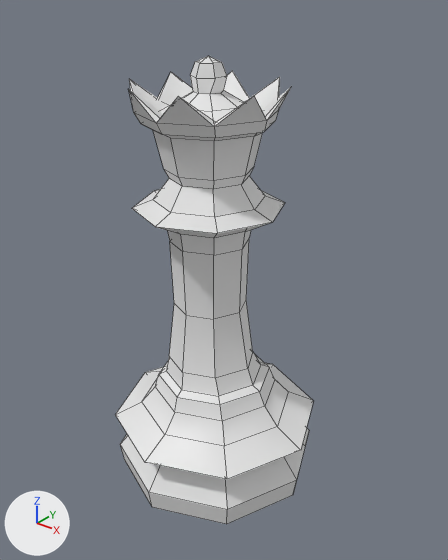
The Blender file LowPolyChess/chess_set/Models/Pieces/queen.blend as it was, and as the next commit left it.
Before and after are seen from a 50 mm lens placed at (0.0645, -0.0781, 0.0892), pointed at (0.0012, 0.0011, 0.0401). Every picture has the same lights, and +X, +Y and +Z are marked at lower left. Mesh edges are drawn as thin lines.

Objects in the first picture: 'Queen'.
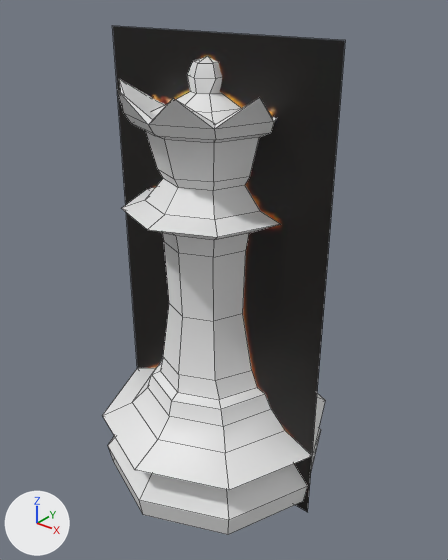
What differs and where, as boxes [x1, y1, x2, y2] in the pictures (448 x 560 px):
'Queen', rescaled (13% wider): before [115, 56, 313, 524]; after [102, 56, 325, 534]
'Staunton Queen', shown (black): after [112, 26, 345, 512]

What the commit changed:
Object 'Queen' (ob_queen) is rescaled from (1.0, 1.0, 1.0) to (1.12, 1.12, 1.0).
Object 'Staunton Queen' (ob_staunton_queen) is now shown.
Object 'Staunton Queen' (ob_staunton_queen) is rescaled from (0.0841, 0.0841, 1.0) to (0.0946, 0.0841, 1.0).
